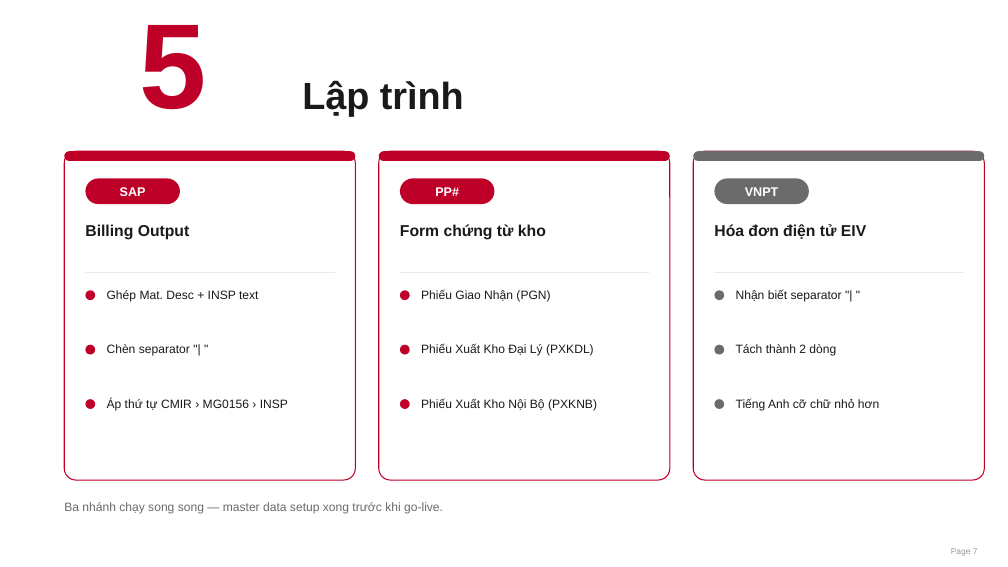
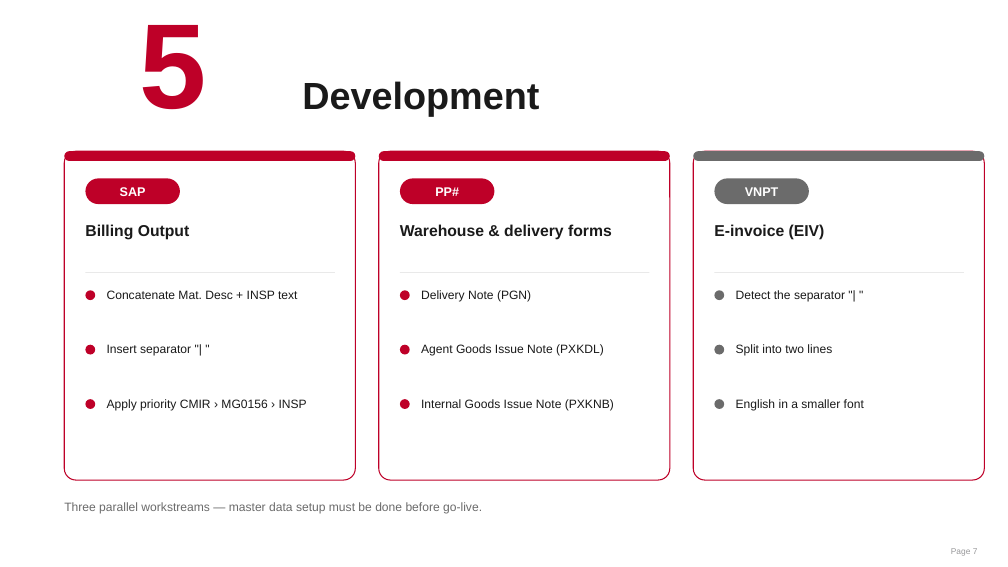
Before and after one commit to nguyenthanhitvn87-source/nguyenthanh, a slide deck: slide 7 of slide/LPNVi_LONG_PRODUCTION_NAME_VIETNAMESE.pptx. Drawn at 1008x567 pixels with LibreOffice and Linux fonts; fonts in the diff are those of the drawing; background and template pictures are left out. Boxes give left, top, right and bottom in pixels: in the first picture for what was removed or moved away, otherwise in the second. Text is boxed around its words. In the diff, an @@ line names an element or a change of style, - is before the commit and + after.

```diff
--- a/slide/LPNVi_LONG_PRODUCTION_NAME_VIETNAMESE.pptx
+++ b/slide/LPNVi_LONG_PRODUCTION_NAME_VIETNAMESE.pptx
@@ title at (x1=302, y1=81, x2=539, y2=116): text changed @@
-Lập trình
+Development
@@ text at (x1=400, y1=224, x2=612, y2=240): text changed @@
-Form chứng từ kho
+Warehouse & delivery forms
@@ text at (x1=714, y1=224, x2=825, y2=240): text changed @@
-Hóa đơn điện tử EIV
+E-invoice (EIV)
@@ text at (x1=107, y1=290, x2=297, y2=299): text changed @@
-Ghép Mat. Desc + INSP text
+Concatenate Mat. Desc + INSP text
@@ text at (x1=421, y1=290, x2=531, y2=301): text changed @@
-Phiếu Giao Nhận (PGN)
+Delivery Note (PGN)
@@ text at (x1=736, y1=290, x2=845, y2=301): text changed @@
-Nhận biết separator "| "
+Detect the separator "| "
@@ text at (x1=107, y1=344, x2=191, y2=356): text changed @@
-Chèn separator "| "
+Insert separator "| "
@@ text at (x1=421, y1=344, x2=604, y2=356): text changed @@
-Phiếu Xuất Kho Đại Lý (PXKDL)
+Agent Goods Issue Note (PXKDL)
@@ text at (x1=736, y1=344, x2=832, y2=356): text changed @@
-Tách thành 2 dòng
+Split into two lines
@@ text at (x1=107, y1=399, x2=307, y2=410): text changed @@
-Áp thứ tự CMIR › MG0156 › INSP
+Apply priority CMIR › MG0156 › INSP
@@ text at (x1=421, y1=399, x2=614, y2=410): text changed @@
-Phiếu Xuất Kho Nội Bộ (PXKNB)
+Internal Goods Issue Note (PXKNB)
@@ text at (x1=736, y1=399, x2=864, y2=410): text changed @@
-Tiếng Anh cỡ chữ nhỏ hơn
+English in a smaller font
@@ text at (x1=64, y1=502, x2=482, y2=513): text changed @@
-Ba nhánh chạy song song — master data setup xong trước khi go-live.
+Three parallel workstreams — master data setup must be done before go-live.
```
Also in this commit, not shown: 6 other slides changed, 1 other file.
